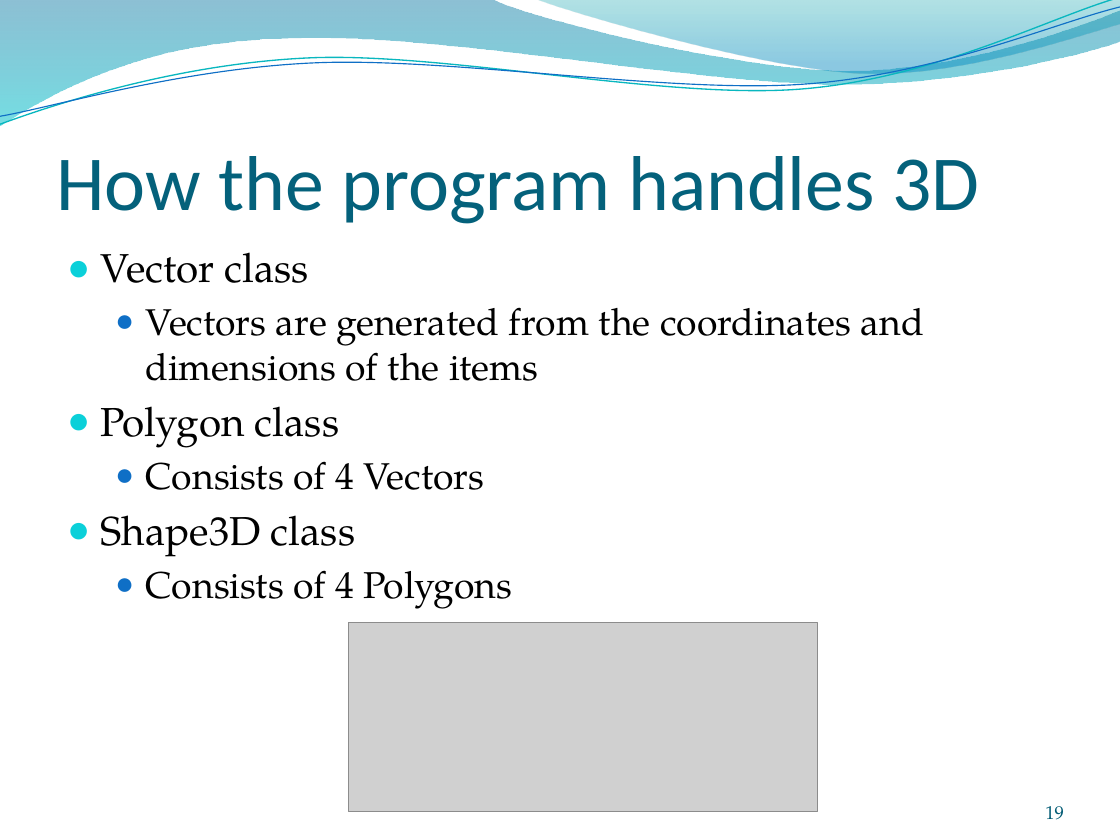
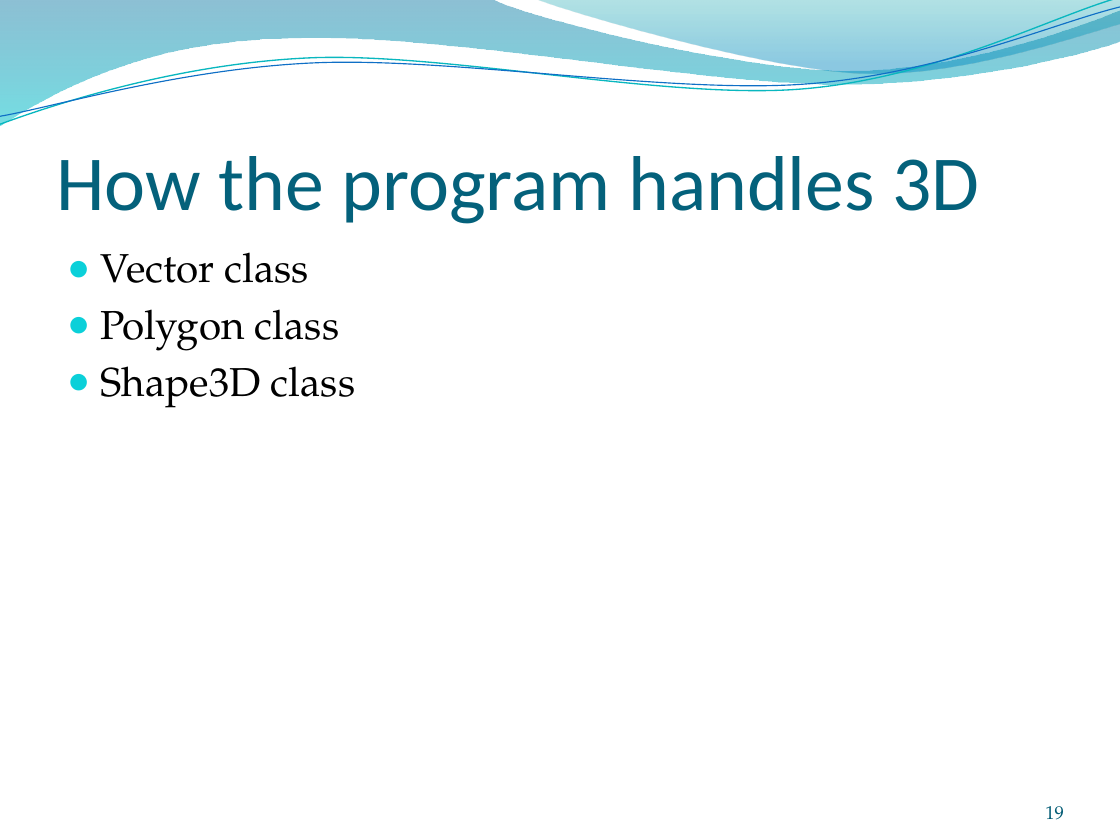
Before and after one commit to montelongoj/p2-b130-aau-2011, a slide deck: slide 19 of P2 project Bag Packer Program.pptx. Drawn at 1120x840 pixels with LibreOffice and Linux fonts; fonts in the diff are those of the drawing; grey boxes stand for pictures; background and template pictures are left out. Boxes give left, top, right and bottom in pixels: in the first picture for what was removed or moved away, otherwise in the second. Text is boxed around its words. In the diff, an @@ line names an element or a change of style, - is before the commit and + after.

```diff
--- a/P2 project Bag Packer Program.pptx
+++ b/P2 project Bag Packer Program.pptx
@@ text at bbox=[145, 307, 924, 381]: paragraph removed @@
-  ● Vectors are generated from the coordinates and dimensions of the items
@@ text at bbox=[145, 461, 484, 490]: paragraph removed @@
-  ● Consists of 4 Vectors
@@ text at bbox=[145, 570, 512, 609]: paragraph removed @@
-  ● Consists of 4 Polygons
@@ picture removed at bbox=[348, 623, 818, 812] @@
```
Also in this commit, not shown: 2 other slides changed.
